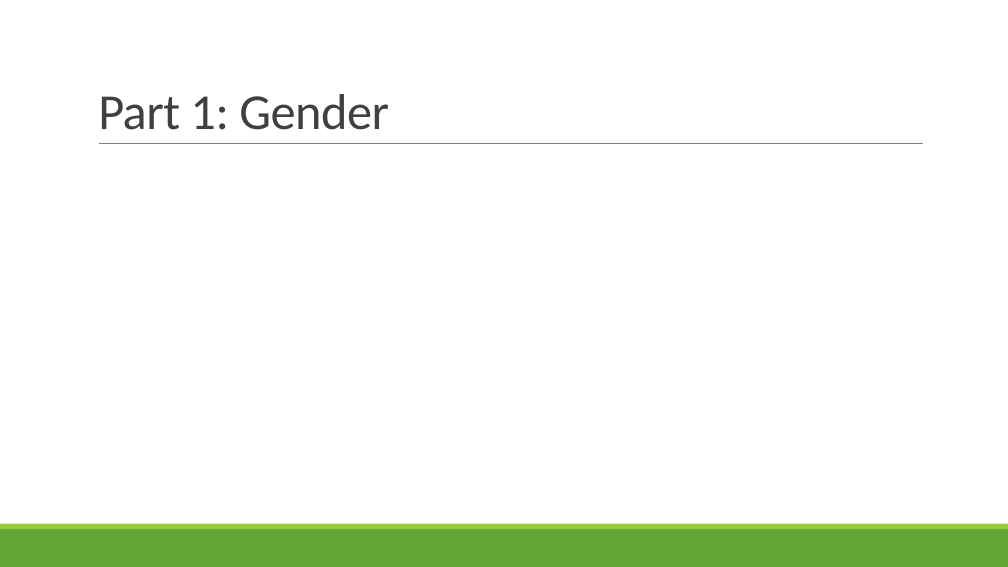
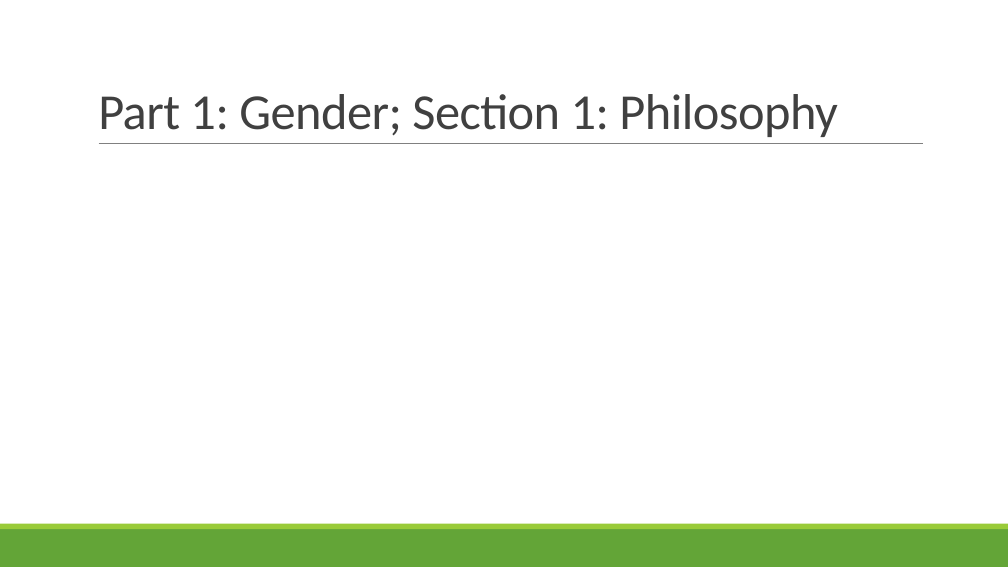
Before and after one commit to rbohrer/pl-course, a slide deck: slide 5 of LectureSlides/10GenderDisability.pptx (slide 4 before the commit). Drawn at 1008x567 pixels with LibreOffice and Linux fonts; fonts in the diff are those of the drawing. Boxes give left, top, right and bottom in pixels: in the first picture for what was removed or moved away, otherwise in the second. Text is boxed around its words. In the diff, an @@ line names an element or a change of style, - is before the commit and + after.

```diff
--- a/LectureSlides/10GenderDisability.pptx
+++ b/LectureSlides/10GenderDisability.pptx
@@ title at bbox=[98, 94, 837, 137]: text changed @@
-Part 1: Gender
+Part 1: Gender; Section 1: Philosophy
```
Also in this commit, not shown: 1 other slide changed, 25 slides added, 2 slides removed.
